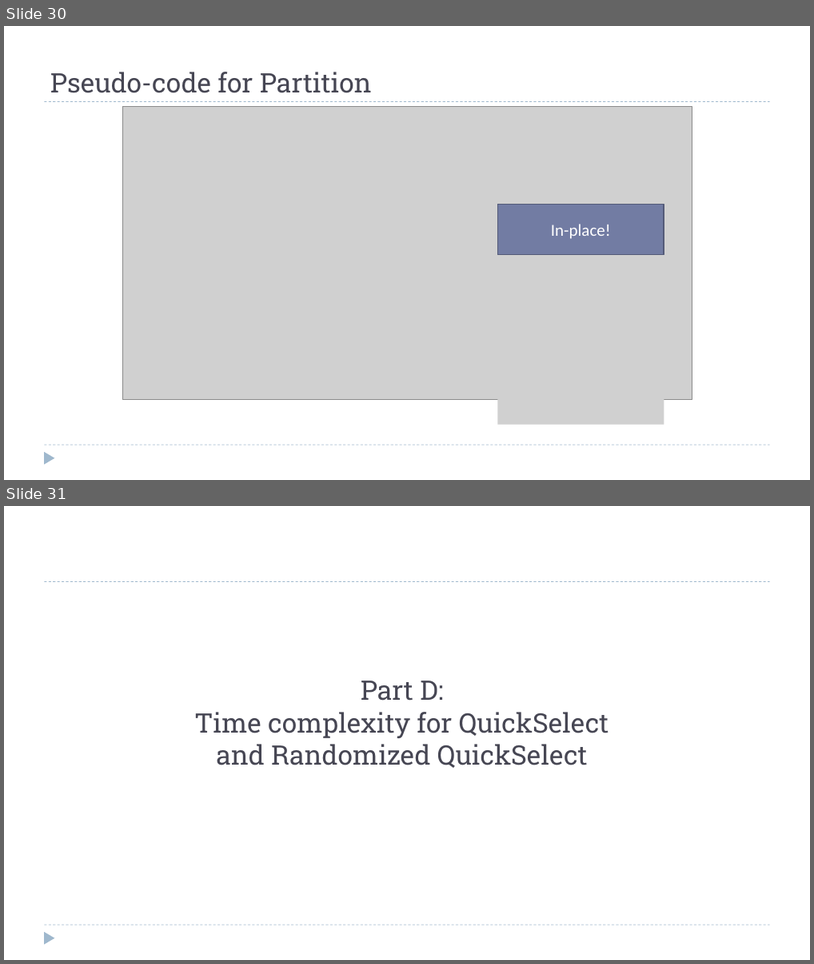
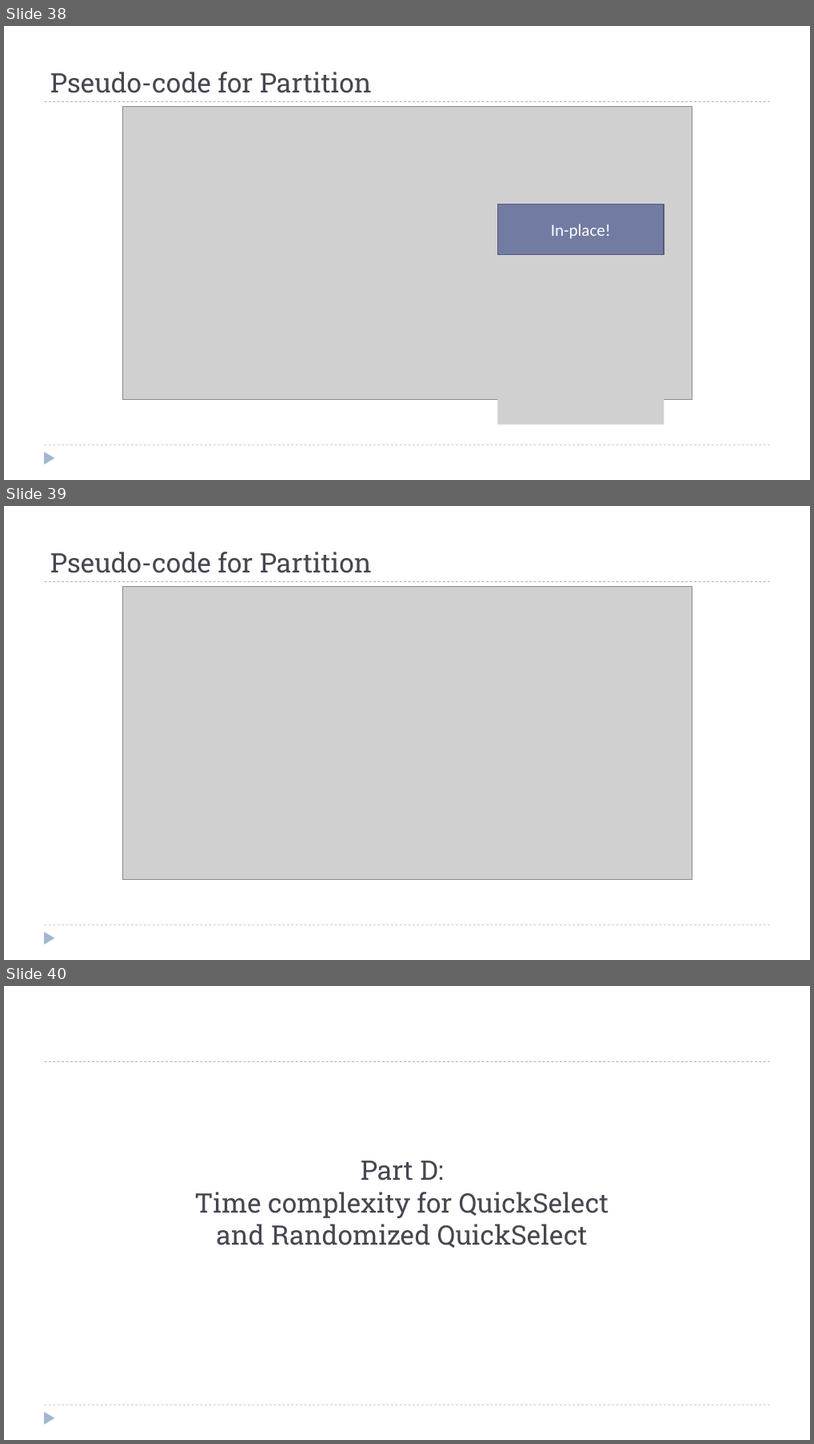
Before and after one commit to dsc-courses/dsc40b-2025-wi, a slide deck: materials/lectures/07-quickselect/slides.pptx. Shown one above the other, each under a label of ours: slides 30 and 31 before the commit, slides 38, 39 and 40 after it. The pictures are 814x964 and 814x1444 pixels, drawn with LibreOffice and Linux fonts; fonts in the diff are those of the drawing; grey boxes stand for pictures. Boxes give left, top, right and bottom in pixels: in the first picture for what was removed or moved away, otherwise in the second. Text is boxed around its words. In the diff, an @@ line names an element or a change of style, - is before the commit and + after.

```diff
--- a/materials/lectures/07-quickselect/slides.pptx
+++ b/materials/lectures/07-quickselect/slides.pptx
@@ slide 39 added at [4, 506, 810, 960], background #FFFFFF; not listed: 3 template elements that a slide beside it also shows @@
@@ title added at [50, 552, 372, 573], 32 pt, text #464653 @@
+Pseudo-code for Partition
@@ picture added at [122, 587, 693, 879] @@
@@ what was slide 30 is now slide 38 @@
@@ what was slide 31 is now slide 40 @@
```
Also in this commit, not shown: 5 slides changed, 18 other slides added, 20 other files.
